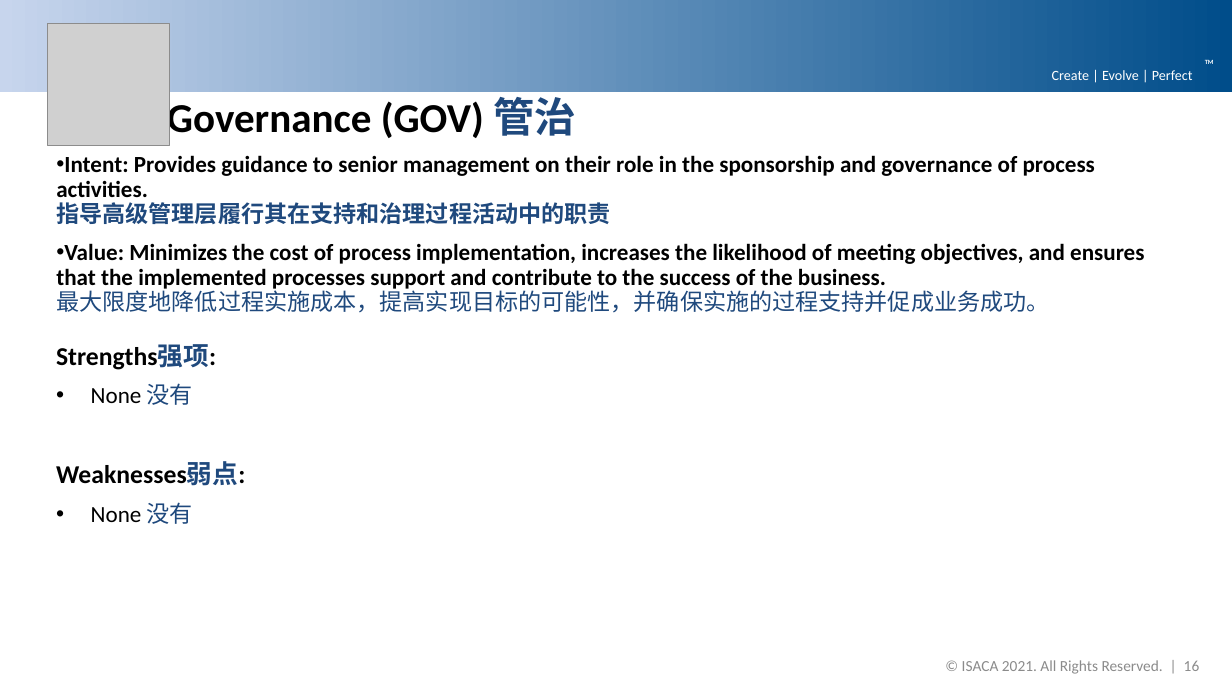
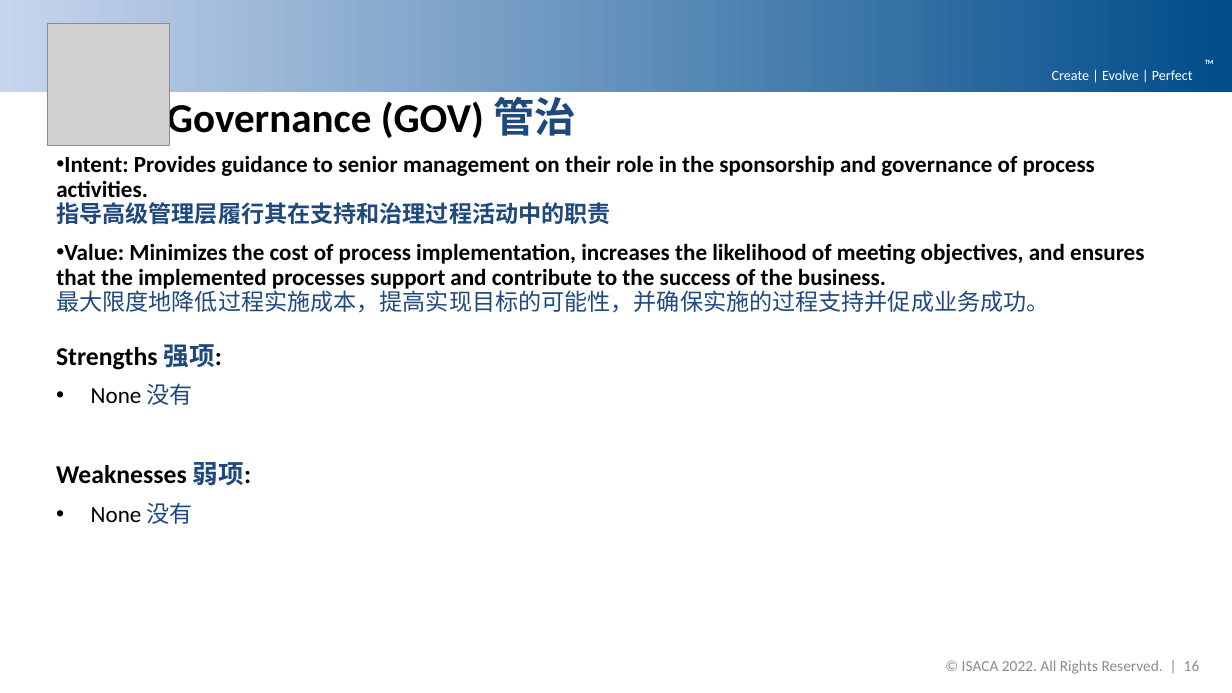
Before and after one commit to DemixTech/CMMITools, a slide deck: slide 16 of 2021-04-12to04-16 (A5) C53517 SoftMARS/21_10v01_MarsBaseAlpha_PreliminaryFindings.pptx. Drawn at 1232x693 pixels with LibreOffice and Linux fonts; fonts in the diff are those of the drawing; grey boxes stand for pictures; background and template pictures are left out. Boxes give left, top, right and bottom in pixels: in the first picture for what was removed or moved away, otherwise in the second. Text is boxed around its words. In the diff, an @@ line names an element or a change of style, - is before the commit and + after.

Commit message:
Demix Process Improvements #10
Update list (All presentation, and Plans)
1) pptxCover B26 changed CMMI Institute to ISACA, B30 changed SCAMPI to CMMI® Benchmark.
2) Updated Slide master to ISACA 2022.
3) Changed CN colour to #1F497D.
4) Added CN to Performance report, Ratings, and Team signature page.
5) Updated flags with India (Alphabetically)
6) Updated CMMI Dev logo
7) Changed "Chinese name" to "Indigenous name" and updated pptx. links.
8) Changed CN 'weakness "弱点" to "弱项".
9) Added and optional Agenda slide at the back for those who wants to use it.

```diff
--- a/2021-04-12to04-16 (A5) C53517 SoftMARS/21_10v01_MarsBaseAlpha_PreliminaryFindings.pptx
+++ b/2021-04-12to04-16 (A5) C53517 SoftMARS/21_10v01_MarsBaseAlpha_PreliminaryFindings.pptx
@@ text at (56, 344, 223, 370): spaces changed @@
-Strengths强项:
+Strengths 强项:
@@ text at (56, 462, 251, 486): text changed @@
-Weaknesses弱点:
+Weaknesses 弱项:
@@ text at (962, 660, 1200, 674): text changed @@
-© ISACA 2021. All Rights Reserved. | 16
+© ISACA 2022. All Rights Reserved. | 16
```
Also in this commit, not shown: 24 other slides changed, 12 other files.
